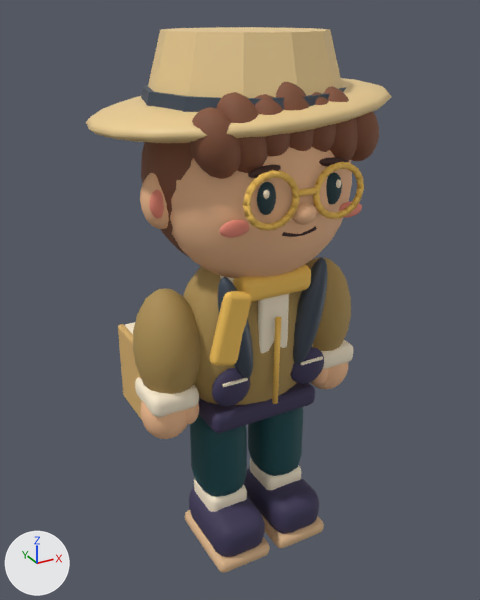
The glTF model public/assets/models/tianye.glb, before and after one commit.
One viewpoint serves both versions: a camera (50 mm lens) standing at (-0.97, -1.709, 1.76) and looking at (-0.005, 0.045, 0.882). The axes (+X, +Y, +Z) are drawn at lower left. The lights are the same throughout. The older version comes first. Vertices at exactly the same position are counted once.

The first picture shows 'tianye_uniform'.
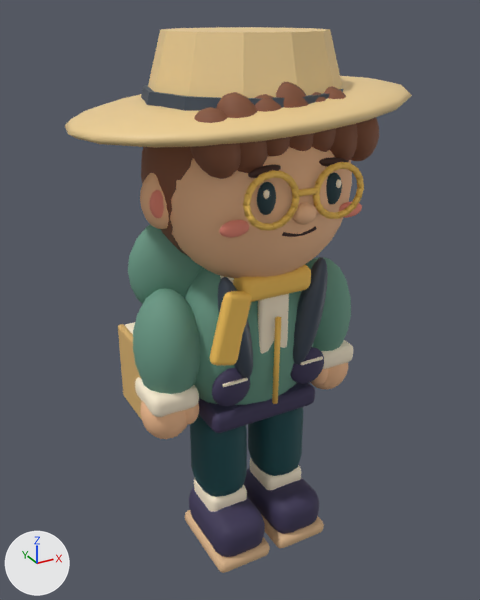
The change, as a diff of the scene's bpy script:
```diff
--- a/public/assets/models/tianye.glb.py
+++ b/public/assets/models/tianye.glb.py
@@ mat_violet @@
 mat_violet = principled_material('violet')
-mat_violet.base_color = (0.44, 0.29, 0.09)  # brown #b19355
+mat_violet.base_color = (0.15, 0.34, 0.25)  # green #6c9e89
 mat_violet.roughness = 0.72
@@ me_cube_024 @@
 # used by ob_tianye_uniform; location = (0.0, 0.0, 0.0)
-me_cube_024.from_pydata(...)  # 9110 vertices, 17960 faces; spans x -0.46..0.46, y -0.33..0.4, z 0.0..1.71
+me_cube_024.from_pydata(...)  # 9554 vertices, 18840 faces; spans x -0.52..0.52, y -0.37..0.43, z 0.0..1.71
+# me_cube_024 part 1: the loose piece of 222 vertices spanning x -0.19..-0.07, y -0.2..-0.12, z 0.71..1.07 is copied, and the copy is multiplied about its middle by the matrix ((3.049, 0.0, 0.008), (0.0, 1.999, 0.0), (2.669, 0.0, 1.292)), then moved by (-0.06, 0.26, 0.13), in mat_violet (green #6c9e89); it spans x -0.36..-0.02, y 0.02..0.18, z 0.85..1.19
+# me_cube_024 part 2: the loose piece of 222 vertices spanning x -0.46..0.46, y -0.33..0.4, z 1.44..1.56 is copied, and the copy is scaled about its middle by (1.13, 1.11, 0.992), then moved by (0.0, -0.01, 0.0); it spans x -0.52..0.52, y -0.37..0.43, z 1.44..1.56
+# me_cube_024 part 3: 24 vertices moved within x -0.37..0.37, y -0.15..0.07, z 0.65..0.74; 41 vertices removed from x -0.37..0.37, y -0.15..0.24, z 0.51..0.79; 41 vertices added at x -0.37..0.37, y -0.14..0.25, z 0.51..0.79
+# other edits to the shape of me_cube_024 do not show in these pictures
 me_cube_024.materials.append(mat_cream)
```

Pixel boxes [x1, y1, x2, y2] of what changed, in the pictures (480 x 600 px; the box of a moved part takes in the faces that stretch with it):
'tianye_uniform', recoloured, reshaped (brown to green, 13% wider)
    before: [86, 27, 392, 573]
    after: [65, 27, 412, 573]
part 1 of me_cube_024, added (green)
    after: [128, 225, 202, 304]
part 2 of me_cube_024, added (beige)
    after: [65, 76, 412, 148]
part 3 of me_cube_024, moved or reshaped
    before: [121, 324, 324, 405]
    after: [136, 347, 324, 405]
